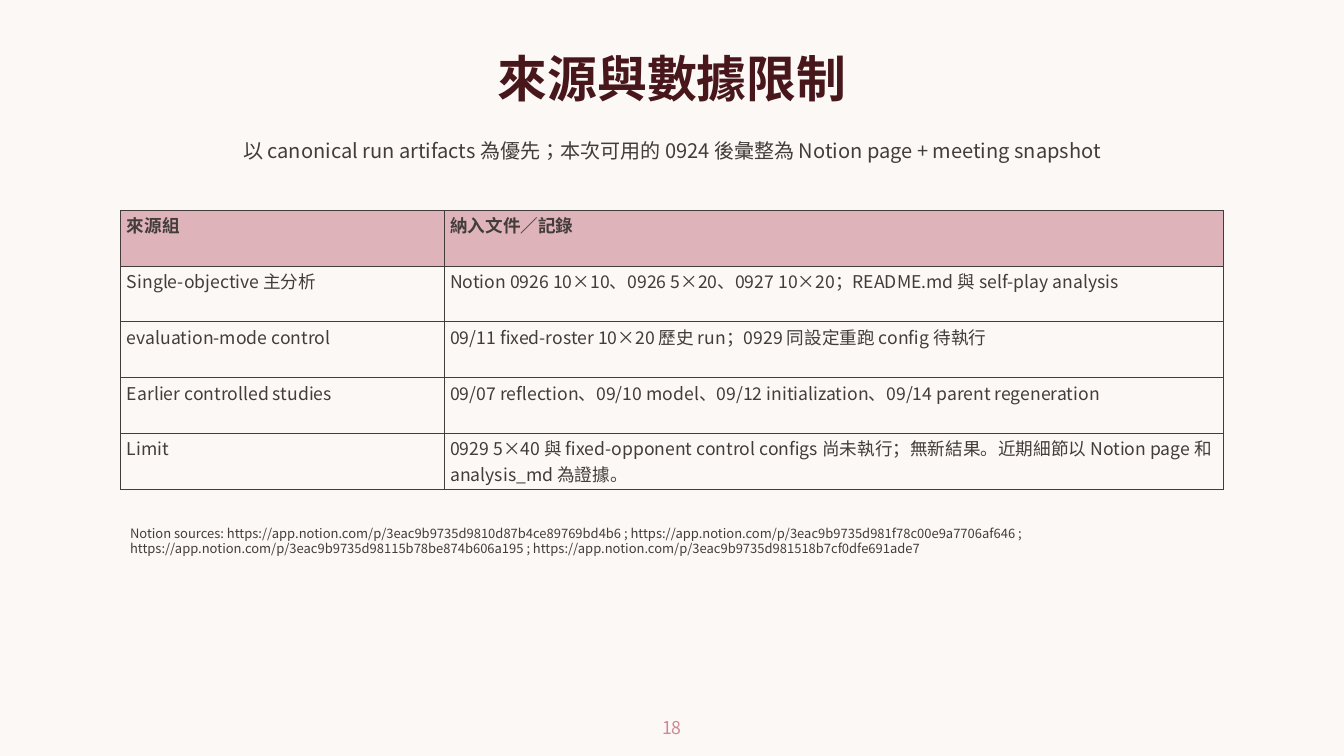
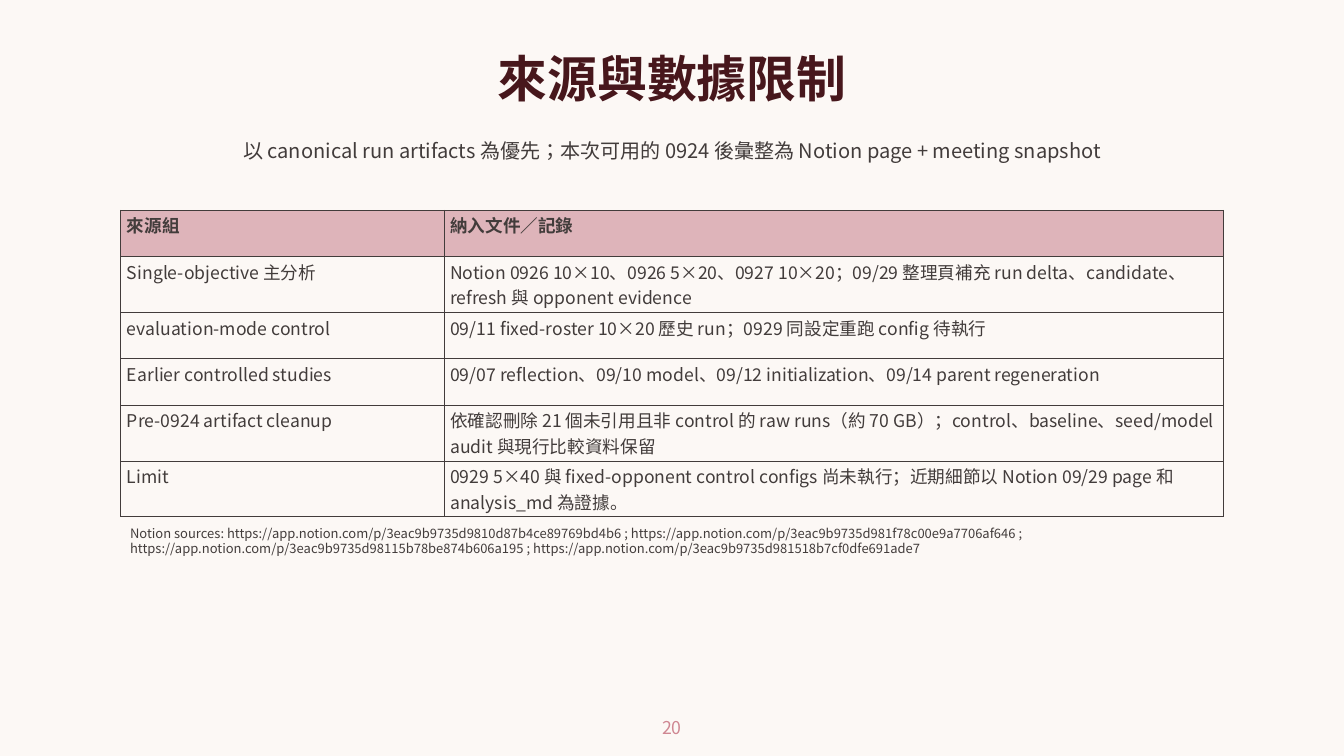
Before and after one commit to sophie8909/EAGLE, a slide deck: slide 20 of Meeting/20261001_self_play/20261001_verified.pptx (slide 18 before the commit). Drawn at 1344x756 pixels with LibreOffice and Linux fonts; fonts in the diff are those of the drawing; background and template pictures are left out. Boxes give left, top, right and bottom in pixels: in the first picture for what was removed or moved away, otherwise in the second. Text is boxed around its words. In the diff, an @@ line names an element or a change of style, - is before the commit and + after.

```diff
--- a/Meeting/20261001_self_play/20261001_verified.pptx
+++ b/Meeting/20261001_self_play/20261001_verified.pptx
@@ table at [120, 210, 1223, 517] @@
-row 2, column 2: Notion 0926 10×10、0926 5×20、0927 10×20；README.md 與 self-play analysis
+row 2, column 2: Notion 0926 10×10、0926 5×20、0927 10×20；09/29 整理頁補充 run delta、candidate、refresh 與 opponent evidence
-row 5: Limit | 0929 5×40 與 fixed-opponent control configs 尚未執行；無新結果。近期細節以 Notion page 和 analysis_md 為證據。
+row 5: Pre-0924 artifact cleanup | 依確認刪除 21 個未引用且非 control 的 raw runs（約 70 GB）；control、baseline、seed/model audit 與現行比較資料保留
+row 6: Limit | 0929 5×40 與 fixed-opponent control configs 尚未執行；近期細節以 Notion 09/29 page 和 analysis_md 為證據。
@@ page number at [662, 721, 682, 734]: text changed @@
-18
+20
```
Also in this commit, not shown: 2 slides added, 2 other files.
